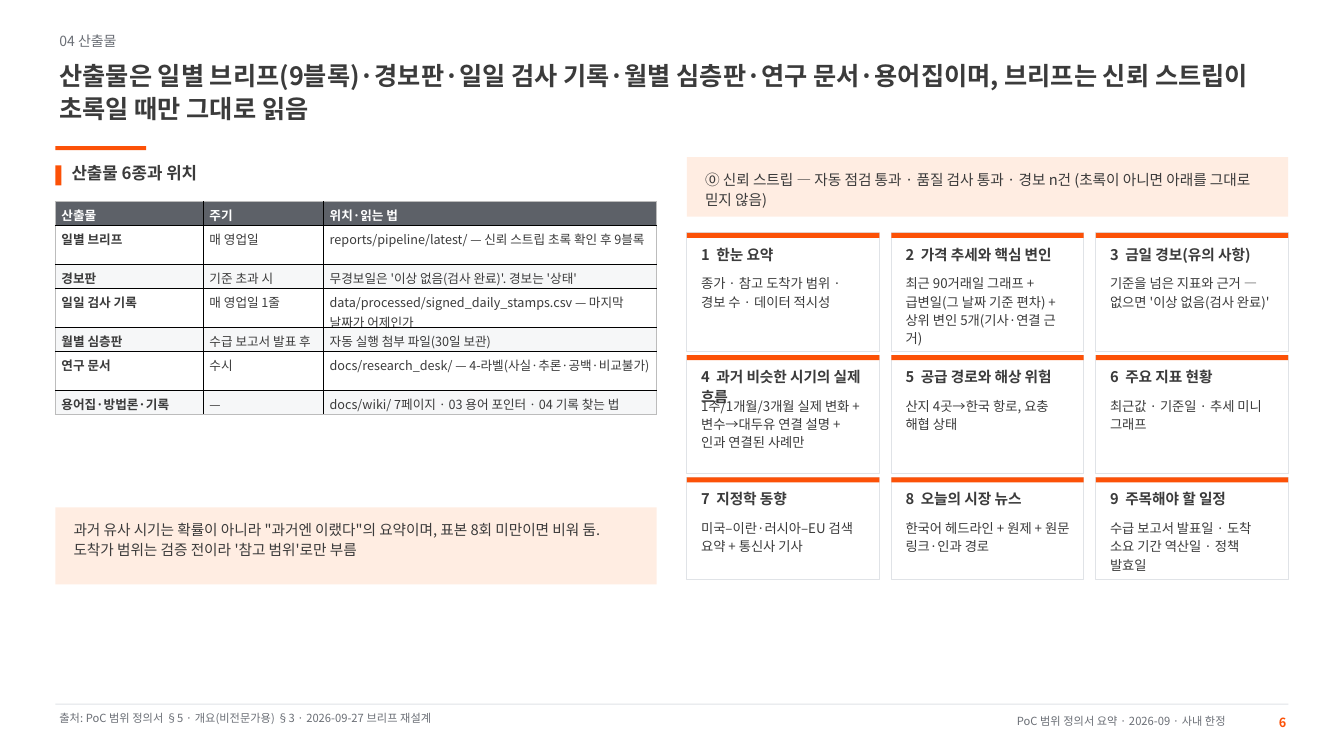
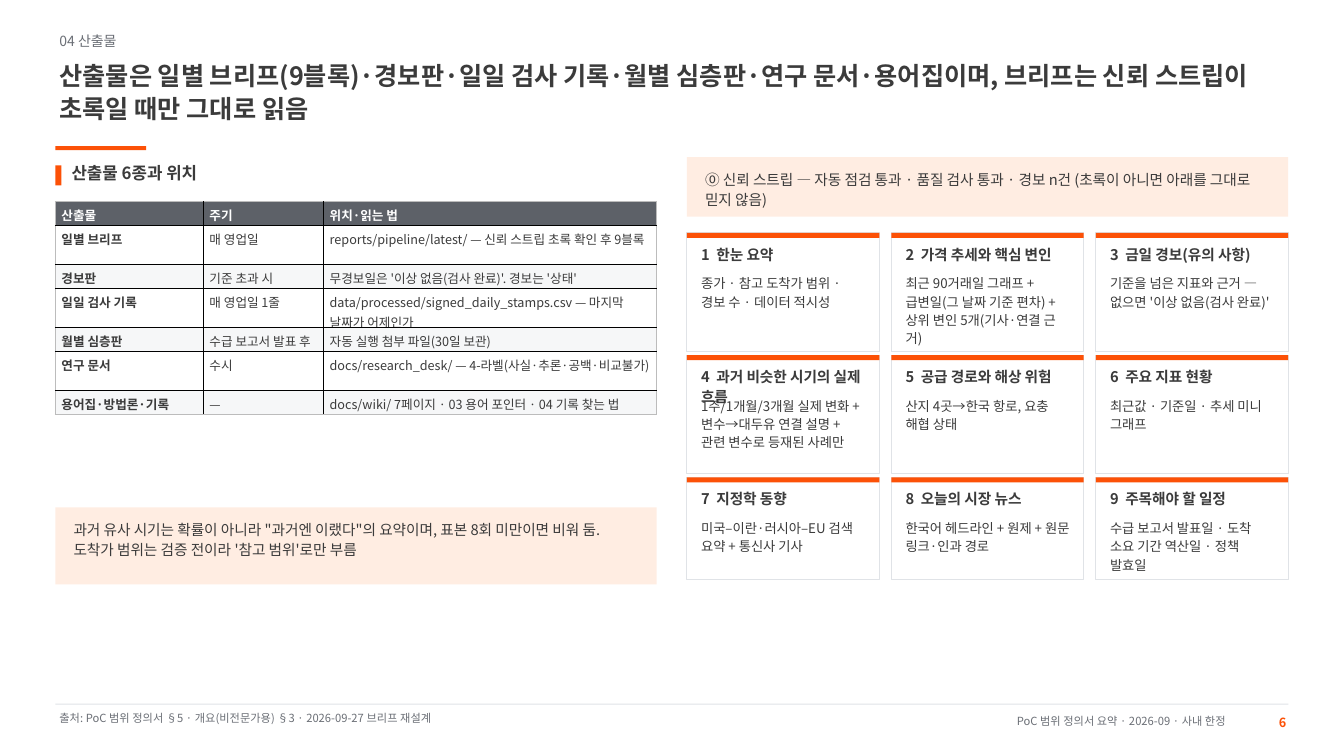
Before and after one commit to Jozosco/Nexus, a slide deck: slide 6 of docs/handover/05_PoC_범위_정의서_요약.pptx. Drawn at 1344x756 pixels with LibreOffice and Linux fonts; fonts in the diff are those of the drawing. Boxes give left, top, right and bottom in pixels: in the first picture for what was removed or moved away, otherwise in the second. Text is boxed around its words. In the diff, an @@ line names an element or a change of style, - is before the commit and + after.

```diff
--- a/docs/handover/05_PoC_범위_정의서_요약.pptx
+++ b/docs/handover/05_PoC_범위_정의서_요약.pptx
@@ text at (x1=701, y1=397, x2=849, y2=448): text changed @@
-1주/1개월/3개월 실제 변화 + 변수→대두유 연결 설명 + 인과 연결된 사례만
+1주/1개월/3개월 실제 변화 + 변수→대두유 연결 설명 + 관련 변수로 등재된 사례만
```
Also in this commit, not shown: 1 other slide changed, 12 other files.
